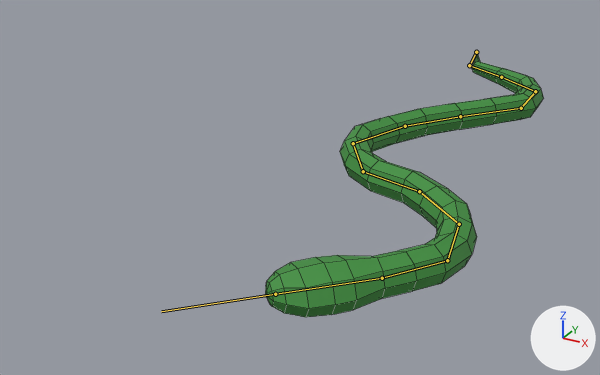
Two versions of the FBX model Assets/Models/snake.fbx, one commit apart.
Both versions are drawn from a camera (50 mm lens) standing at (3.46, 1.96, 3.52) and looking at (-0.62, 9.38, -0.19). Lighting does not change. The marker at lower right points along +X, +Y and +Z. Both versions are drawn at frame 50 of the action 'Armature|Walk'; the numbers are the values there. The bones that bend it are drawn over the model as lines. Mesh edges are drawn as thin lines.
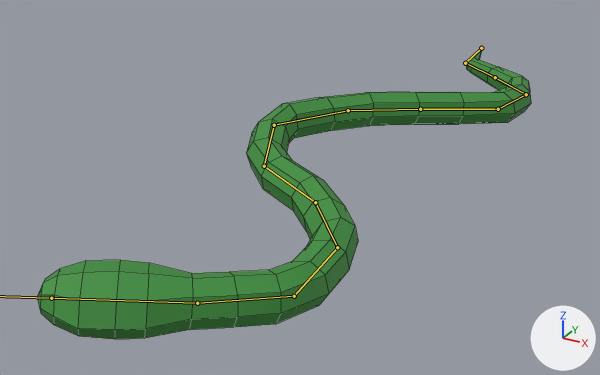
Changed parts and their boxes (x1, y1, x2, y2) in the pictures (600 x 375 px):
'Cylinder', posed (77% wider, 10% taller)
    before: (265, 53, 544, 317)
    after: (37, 48, 531, 339)
bone 'Bone', root to tip
    before: (476, 52) to (469, 65)
    after: (481, 48) to (465, 63)
bone 'Bone.001', root to tip
    before: (469, 65) to (501, 77)
    after: (465, 63) to (495, 77)
bone 'Bone.003', root to tip
    before: (535, 91) to (521, 108)
    after: (526, 94) to (498, 109)
bone 'Bone.004', root to tip
    before: (521, 108) to (460, 116)
    after: (498, 109) to (420, 109)
bone 'Bone.007', root to tip
    before: (353, 143) to (363, 171)
    after: (274, 125) to (264, 166)
bone 'Bone.008', root to tip
    before: (363, 171) to (419, 191)
    after: (264, 166) to (315, 202)
bone 'Bone.010', root to tip
    before: (459, 224) to (447, 260)
    after: (337, 247) to (294, 296)

The change in detail:
Bone 'Bone' (bone_bone) moves from (-0.53, -2.62, 0.07) to (0.06, -0.9, -0.5).
Bone 'Bone' (bone_bone) turns from (0, 0, -10) to (0, -10, -2) degrees about its own x, y and z.
Bone 'Bone.001' (bone_bone_001) turns from (0, 0, 47) to (7, -8, 45) degrees about its own x, y and z.
Bone 'Bone.003' (bone_bone_003) turns from (0, 0, -52) to (-9, -1, -50) degrees about its own x, y and z.
Bone 'Bone.004' (bone_bone_004) turns from (0, 0, -40) to (-3, -3, -40) degrees about its own x, y and z.
Bone 'Bone.007' (bone_bone_007) turns from (0, 0, 52) to (1, 0, 52) degrees about its own x, y and z.
Bone 'Bone.008' (bone_bone_008) turns from (0, 0, 42) to (4, -8, 40) degrees about its own x, y and z.
Bone 'Bone.010' (bone_bone_010) turns from (0, 0, -37) to (-7, 0, -36) degrees about its own x, y and z.
